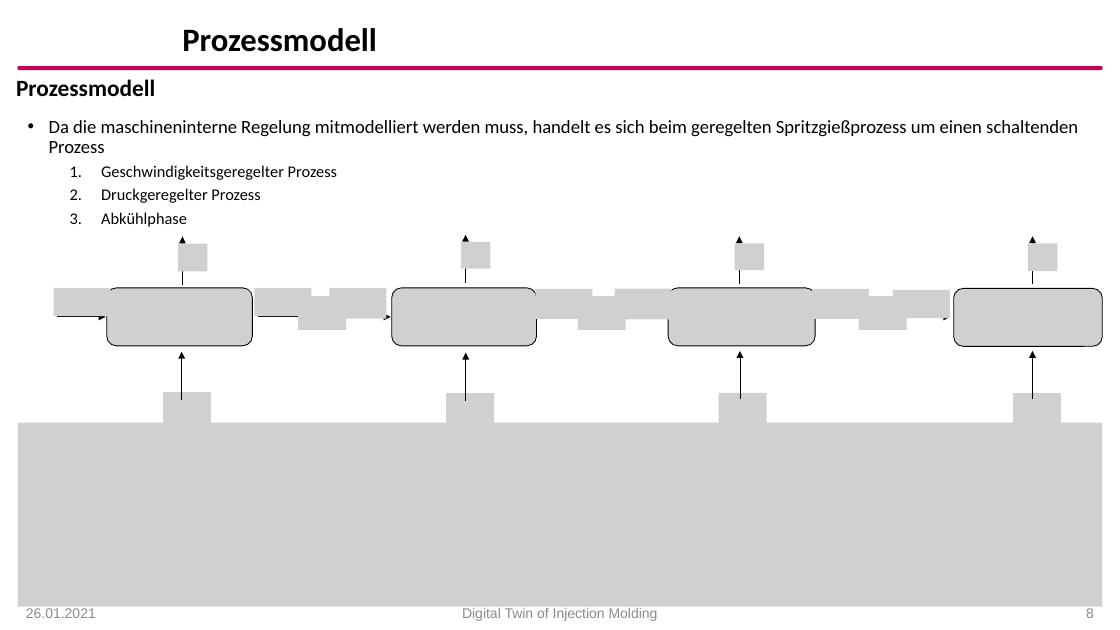
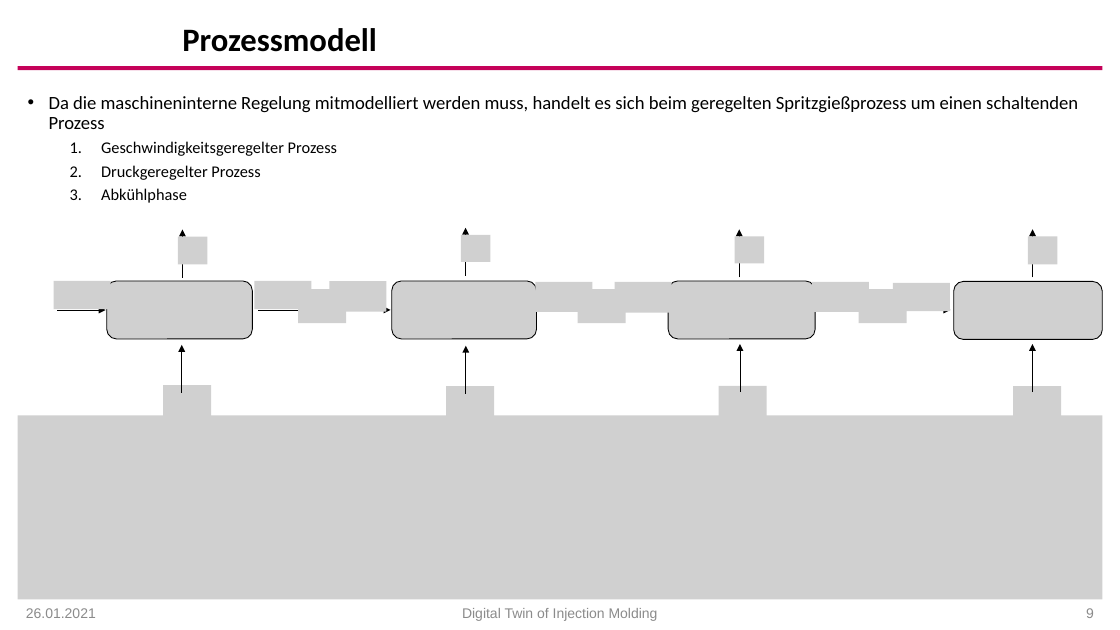
Before and after one commit to MRT-RT/DigitalTwinInjectionMolding, a slide deck: slide 9 of InjectionMoldingQuality.pptx (slide 8 before the commit). Drawn at 1120x630 pixels with LibreOffice and Linux fonts; fonts in the diff are those of the drawing; grey boxes stand for pictures; background and template pictures are left out. Boxes give left, top, right and bottom in pixels: in the first picture for what was removed or moved away, otherwise in the second. Text is boxed around its words. In the diff, an @@ line names an element or a change of style, - is before the commit and + after.

```diff
--- a/InjectionMoldingQuality.pptx
+++ b/InjectionMoldingQuality.pptx
@@ text removed at (x1=16, y1=79, x2=155, y2=96) @@
-Prozessmodell
@@ text "Da die maschineninterne Regelung mitmodelliert ..." moved from (x1=49, y1=120, x2=1078, y2=227) to (x1=49, y1=96, x2=1078, y2=203) @@
@@ 7 pictures moved together from (x1=18, y1=244, x2=1102, y2=607) to (x1=18, y1=236, x2=1102, y2=599) @@
@@ 16 pictures, 12 arrows moved together from (x1=54, y1=234, x2=1102, y2=429) to (x1=54, y1=228, x2=1102, y2=423) @@
@@ page number at (x1=1086, y1=608, x2=1094, y2=618): text changed @@
-8
+9
```
Also in this commit, not shown: 7 other slides changed, 1 slide removed, 10 other files.
